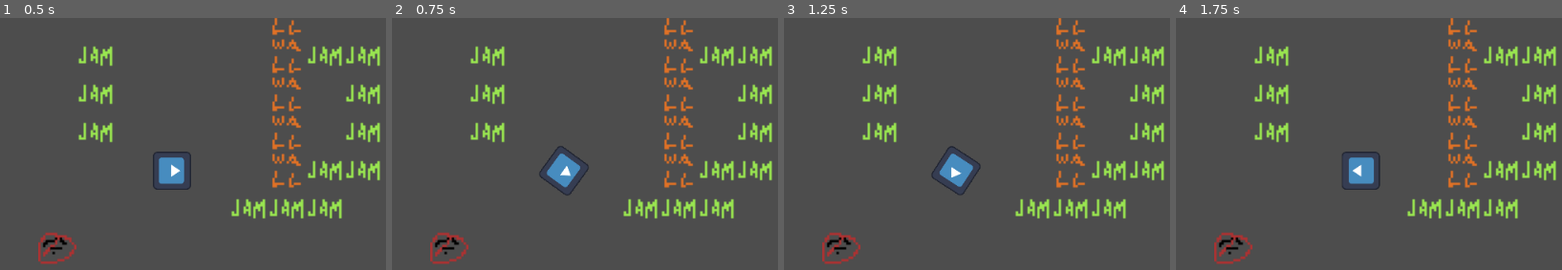
Above: before the commit, frames 1-4 (left to right).
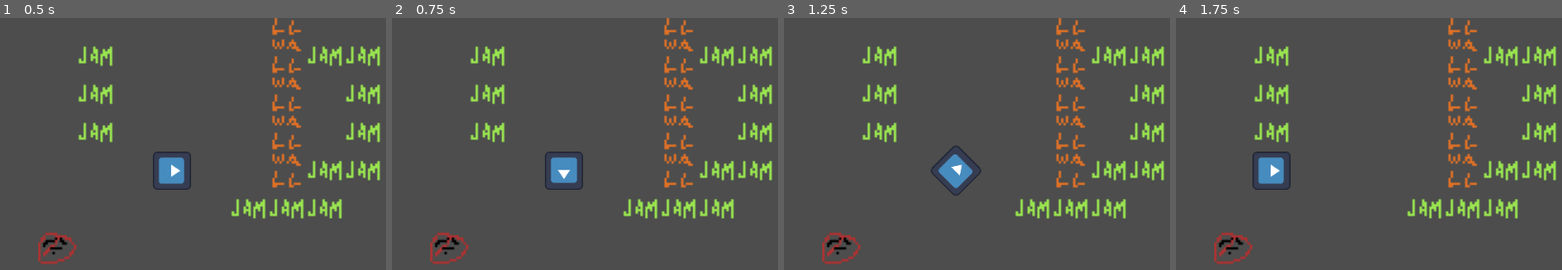
Above: after the commit, the same moments.

Repository: gavelhj/Ludum-Dare-59
Game: Godot game, scene res://scenes/world.tscn
Two runs of this game, one before a commit and one after it. Both use one fixed random seed, a clock stepped at 60 frames per second and the inputs below. This scene is started directly instead of the project's main scene. The engine's default icon, where the game draws it, is replaced by a stand-in: a white triangle on a blue panel in a dark square.
Inputs:
- Up to frame 1 (0.5 s): no input
- Up to frame 2 (0.75 s): tap Enter at 0.5 s; hold Right (ui_right) from 0.53 s (still down)
- Up to frame 3 (1.25 s): keep holding Right (ui_right)
- Up to frame 4 (1.75 s): release Right (ui_right) at 1.28 s; hold Down (ui_down) from 1.28 s (still down)

Frame 1 is identical in both runs. In frame 2, 0.7% of the frame differs, in the area x 38-51%, y 50-71%; in frame 3, 0.5%; in frame 4, 1.9%, in the area x 19-53%, y 53-69%.

Commit message:
increased player turning animation speed

Diff:
--- a/ludum-dare-59-game/resources idk the name/player.gd
+++ b/ludum-dare-59-game/resources idk the name/player.gd
@@ -14,7 +14,7 @@
 var rotate_end = 0
 
 var alpha = 0 # movement timer
-var animation_speed = 2
+var animation_speed = 5
 var movement_queued = false # give time for animation
 
 func update_direction() -> void:
